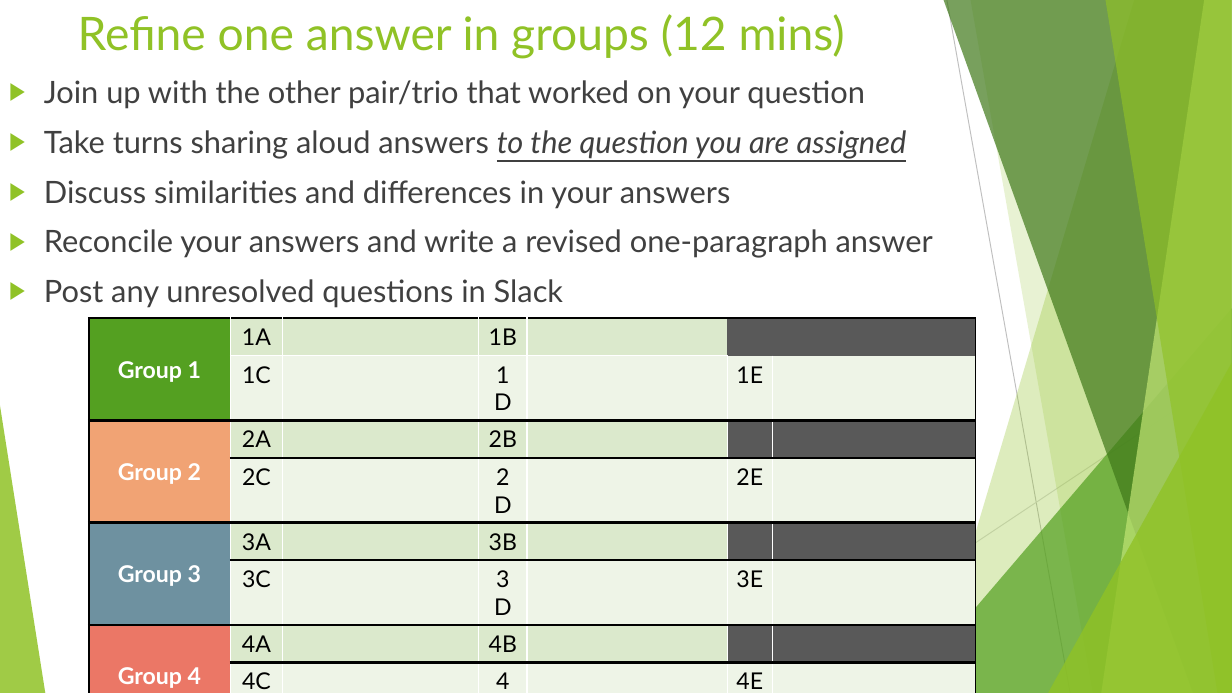
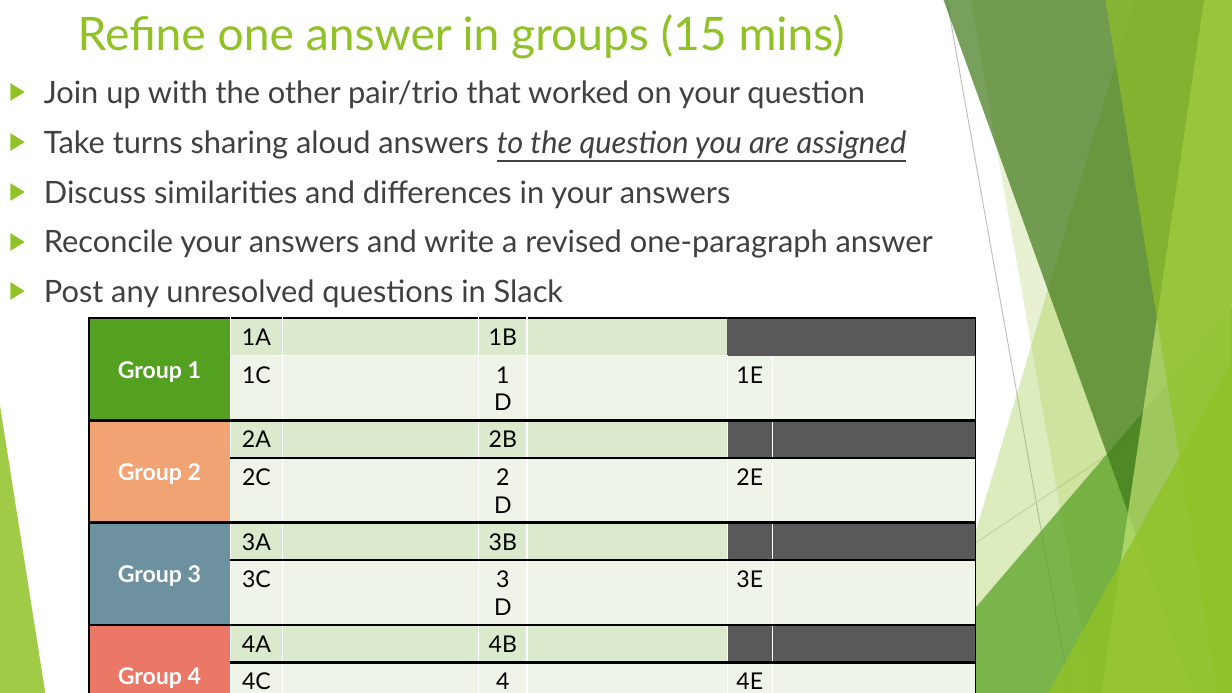
Before and after one commit to DavidBraslow/Neural-Network-Interviews, a slide deck: slide 10 of Neural Network Interviews Slides.pptx. Drawn at 1232x693 pixels with LibreOffice and Linux fonts; fonts in the diff are those of the drawing. Boxes give left, top, right and bottom in pixels: in the first picture for what was removed or moved away, otherwise in the second. Text is boxed around its words. In the diff, an @@ line names an element or a change of style, - is before the commit and + after.

```diff
--- a/Neural Network Interviews Slides.pptx
+++ b/Neural Network Interviews Slides.pptx
@@ title at (78,14,845,59): text changed @@
-Refine one answer in groups (12 mins)
+Refine one answer in groups (15 mins)
```
Also in this commit, not shown: 2 other slides changed, 1 other file.
